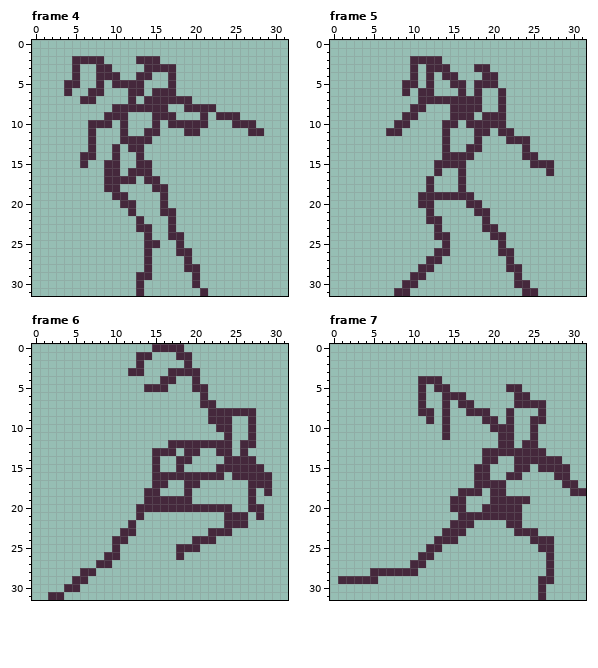
Two states of a pixel-art file, Echo/Textures/char/idleChar.aseprite. Above: the version before the commit.
32x32 pixels, 14 frames. Shown: frame 4, frame 5, frame 6, frame 7. The commit also changed other frames, which this record leaves out.
Now the later version:
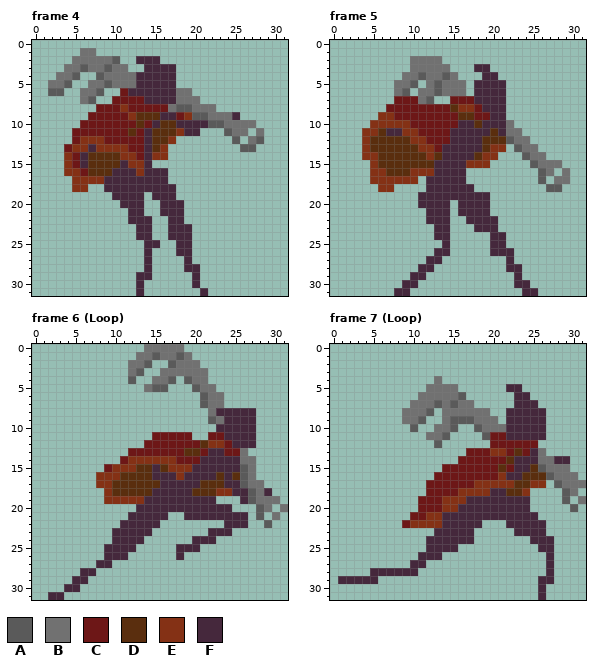
Palette (. is transparent): A #5a5a5a  B #717171  C #6d1717  D #5a2e0e  E #843115  F #45283c
From old to new:
Changed rows in their new state; - is an unchanged pixel.
Frame 4, layers "Layer 3", "Layer 2", "Layer 1":
first column x 2:
 1 ----BB---------------------
 2 ---BBBBBA------------------
 3 --BBABBABB-----------------
 4 -BBA--ABBBB--FF------------
 5 BBA.-BBABBB-FFF------------
 6 AA.-BBA--C--F---BB---------
 7 ----BA--CCCC----BBB--------
 8 ------CCCECCCCCBAABBB------
 9 -----CCCCCEDDD--CEAABBB----
10 ----CCCCCCCDC-DD----AABBBB-
11 ---CCCCCCCDC-DDDE-----ABB.B
12 ---CEEECCCCC-DDE-------A-BA
13 --CEE-EEEECCFDE---------AA-
14 --EC-DDDDEECFEE------------
15 --EC-DDDDFEE---------------
16 --EECDDD-F-E-FF------------
17 ---EEEE----F--F------------
18 ---EE----FFFF--F-----------
19 ----------FF-F-F-----------
20 -----------F---FF----------
21 -----------F----F----------
22 ----------F-F---F----------
23 ----------------FF---------
24 -----------F-----F---------
25 -----------------F---------
Frame 5, layers "Layer 3", "Layer 2", "Layer 1":
first column x 4:
 2 ------BBBB----------------
 3 ------BBBBB---------------
 4 -----BBABBAB--------------
 5 ----BBA-BABBB----F--------
 6 ----BA-BBABBB--FF---------
 7 ----CCCBA..CCC-FF---------
 8 ---CCCCCCCCDEECFF---------
 9 --EECCCCCCCCDDCC----------
10 -EEEEECCCCCCF-D---B-------
11 EED--EECCCCFFF--D-BB------
12 EDDDDDEECCCFFF-DDDABB-----
13 EDDDDDDEEC-FF--DEE-ABB----
14 EEDDDDDDED----DEE---ABB---
15 -EDDDDDDD----EEE-----ABBB-
16 -EEDDDEEE-FF----------AB-B
17 -EEEEEE--FFF----------A-BB
18 --EE-----FFF-F---------AA-
19 --------------FF----------
20 ---------FF-F--F----------
21 ---------FF-FF------------
22 ----------F--FF-F---------
23 ----------F---F-----------
25 ----------------F---------
26 ----------------F---------
Frame 6 (Loop), layers "Layer 3", "Layer 2", "Layer 1":
first column x 8:
 0 ------BBBBB-------------
 1 -----BBABBAB------------
 2 ----BBA--ABBB-----------
 3 ----BA--BBBBBB----------
 4 ----A--BBA-ABB----------
 5 ------BAA---ABB---------
 6 -------------ABB--------
 7 -------------ABB--------
 8 --------------B---------
 9 --------------AB-FF-----
10 -----------------FF-----
11 -------CCCCC--CC-FF-----
12 ------CCCCCCCDEECF------
13 ----CCCCCCCDDCF-CCB-----
14 ---CEEEEEECCCFFF--BB----
15 -CEEEDD-DEEEFFF---AB.---
16 EEEDDDD---E----DFDAB..--
17 EEDDDDDD-FF--DDDFFABB.--
18 -EDDDDD-FFF-DDDEEFFAB---
19 -EEEEE------FFF---FABBB-
20 -------------------.AB-B
21 ----F-FFF--FFFFF----A-B-
22 ---F-FFF-------------A--
23 --F--FF-----------------
24 ----FF------------------
25 -F-FF-------------------
26 ---F--------------------
Frame 7 (Loop), layers "Layer 3", "Layer 2", "Layer 1":
first column x 9:
 4 --..B------------------
 5 --.BBBB----------------
 6 --BBBBBA---------------
 7 -BBBABABB--------.-----
 8 BBBA-BBBBBB---FFF------
 9 BBA.-BAAABBB--FF-------
10 -A--BBA--ABBB-FF-F-----
11 ---BBA----ACC-FF-F-----
12 ----A------CCCCCC------
13 --------CCCEECDC-B-----
14 -------CCCCCCD---BB-F--
15 -----CCCCCCCDC--DABBB--
16 ----CCCCCCCCE--DDDABBB-
17 ---CCCCCCEEEEEDDEE-ABBB
18 ---CCCCEEEE--DDE----AB.
19 --CCCEEEFFF---------A-B
20 --CCCEE-FF-----F-----A-
21 -CCEEFF--------FF------
22 CEEEEF---F-----FFF-----
23 ----F---F--------F-----
24 ---F---FF--------------
25 -----FF----------------
26 ----F------------------
Where, in picture pixels (left, top, right, bottom), the same in both pictures:
changed: (48, 48, 264, 248)
changed: (362, 56, 570, 256)
changed: (96, 344, 288, 560)
changed: (402, 376, 586, 560)
